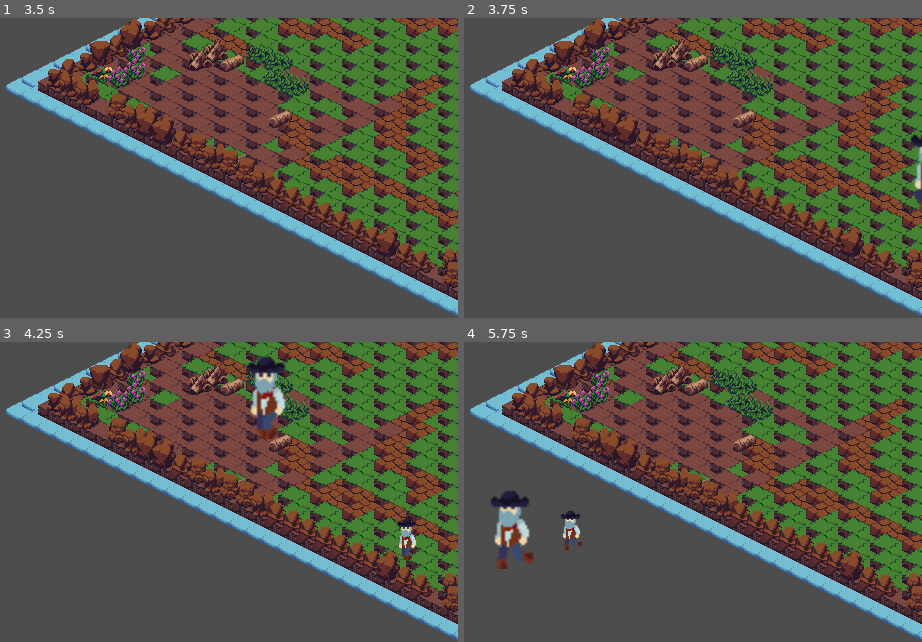
Above: before the commit, frames 1-4 (two rows, left to right).
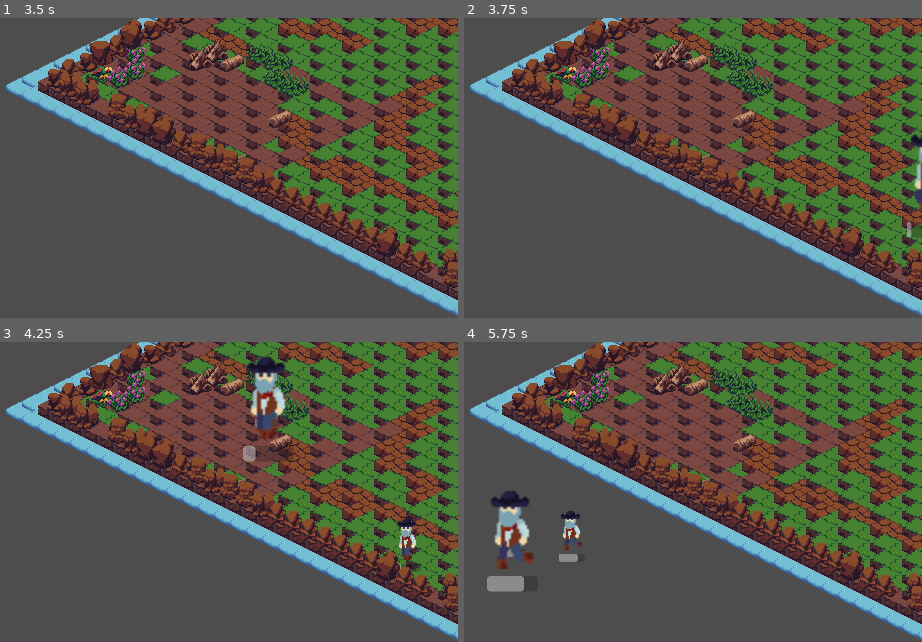
Above: after the commit, the same moments.

Repository: Bunyod16/42-gamejam
Game: Godot game, scene res://world.tscn
The game is run twice, just before and just after one commit, with the same random seed, the same clock (stepped at 60 frames per second) and the same inputs.
Inputs:
- Up to frame 1 (3.5 s): tap Enter (ui_accept) at 0.5, 0.6, 0.77, 1.07, 1.25, 1.35, 1.52, 1.82, 2, 2.1, 2.75, 2.85, 3.02, 3.32 s; hold D (move_right) 0.53-1.28 s; hold S (move_down) 1.28-2.03 s; hold D (move_right) 2.03-2.78 s; hold W (move_up) from 2.78 s (still down)
- Up to frame 2 (3.75 s): tap Enter (ui_accept) at 3.5, 3.6 s; release W (move_up) at 3.53 s; hold A (move_left) from 3.53 s (still down)
- Up to frame 3 (4.25 s): keep holding A (move_left); tap Enter (ui_accept) at 3.77, 4.07 s
- Up to frame 4 (5.75 s): tap Enter (ui_accept) at 4.35, 4.52, 4.82, 5.1 s; release A (move_left) at 5.03 s; hold S (move_down) from 5.03 s (still down)

Frame 1 is identical in both runs. In frame 2, 0.1% of the frame differs, in the area x 96-100%, y 68-74%; in frame 3, 0.5%; in frame 4, 0.6%, in the area x 5-25%, y 69-84%.

Commit message:
feat: cooldown when pressing space

Diff:
--- a/player.gd
+++ b/player.gd
@@ -6,6 +6,11 @@
 
 func _ready():
 	screen_size = get_viewport_rect().size
+
+func _input(InputEvent):
+	# listen to SPACEBAR (for weapon)
+	if Input.is_action_just_pressed("ui_accept"):
+		use_weapon()
 
 func _process(delta):
 	var velocity = Vector2.ZERO # The player's movement vector.
@@ -45,3 +50,33 @@
 #	position += velocity * delta
 	position += isometric_velocity * delta
 	position = position.clamp(Vector2.ZERO, screen_size)
+
+	# update cooldown timer & cooldown bar
+	if cooldown_timer > 0:
+		cooldown_timer -= delta
+		$Cooldown.value = (weapon_cooldown_duration - cooldown_timer) / weapon_cooldown_duration * 100
+
+		if cooldown_timer <= 0:
+			on_cooldown_finished()
+
+
+
+var weapon_cooldown_duration = 3.0
+var cooldown_timer = 0.0
+
+func use_weapon():
+	if cooldown_timer <= 0:
+		# TODO: Use weapon, do things to its UI etc
+		start_cooldown()
+	else:
+		# TODO: Play weapon disabled sound
+		print("Weapon is on cooldown")
+
+func start_cooldown():
+	cooldown_timer = weapon_cooldown_duration
+	$Cooldown.show()
+	$Cooldown.value = 0.0
+
+func on_cooldown_finished():
+	$Cooldown.hide()
+	cooldown_timer = 0.0
--- a/player.tscn
+++ b/player.tscn
@@ -126,6 +126,7 @@
 size = Vector2(34, 79)
 
 [node name="Player" type="Area2D"]
+position = Vector2(10, 4)
 script = ExtResource("1_fjlgf")
 metadata/_edit_group_ = true
 
@@ -137,3 +138,11 @@
 [node name="CollisionShape2D" type="CollisionShape2D" parent="."]
 position = Vector2(1, 9.5)
 shape = SubResource("RectangleShape2D_u4uyd")
+
+[node name="Cooldown" type="ProgressBar" parent="."]
+offset_left = -24.0
+offset_top = 55.0
+offset_right = 57.0
+offset_bottom = 82.0
+scale = Vector2(0.628983, 0.575841)
+show_percentage = false
